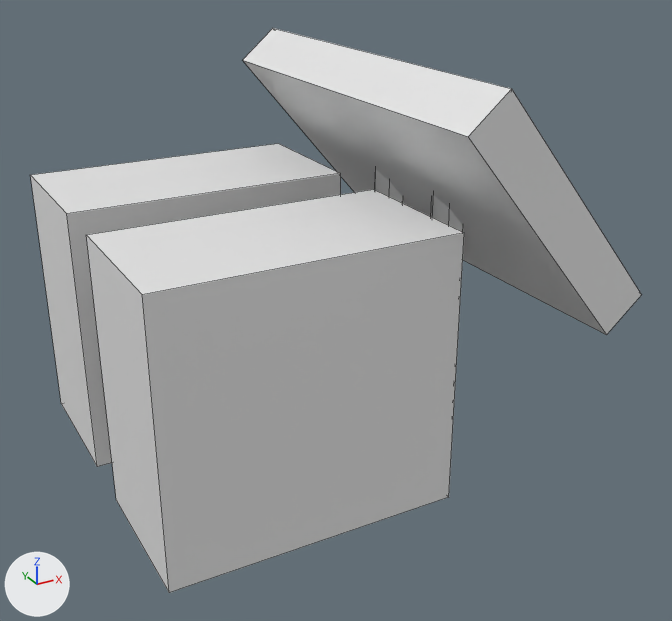
The OBJ model assets/models/computer.obj, before and after one commit.
Rendered twice from a camera (50 mm lens) standing at (-1.47, -2.57, 1.72) and looking at (-0.12, -0.12, 0.49). The lights are fixed; the arrows at lower left show +X, +Y and +Z. Mesh edges are drawn as thin lines. Where no turn or scale is listed for an object, it has been applied to the vertices. Vertices at the same position are counted once.

In view in the first picture: 'computer'.
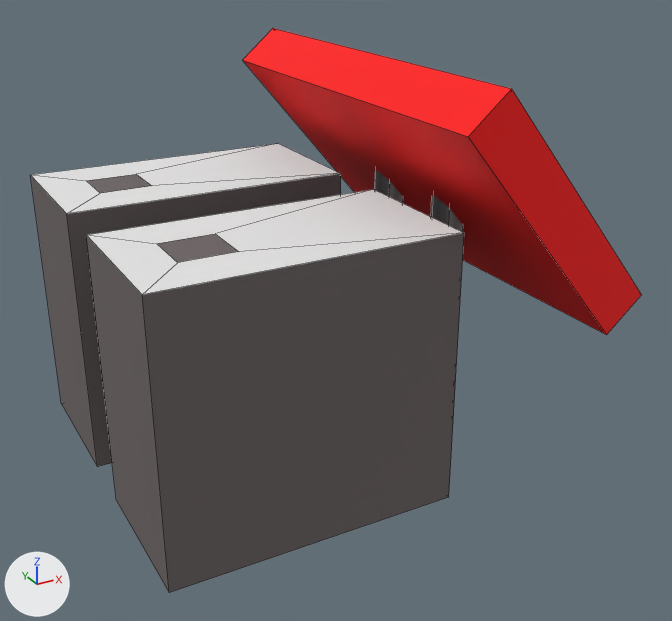
Where the change shows, as pixel boxes (x1, y1, x2, y2) in the pictures (672 x 621 px):
part 1 of me_computer, built on
    both: (31, 143, 464, 295)
part 2 of me_computer, recoloured (grey to black)
    both: (375, 169, 463, 232)
part 3 of me_computer, recoloured (grey to red)
    both: (243, 28, 641, 335)
part 4 of me_computer, recoloured
    both: (30, 174, 464, 593)

The change, as a diff of the scene's bpy script:
```diff
--- a/assets/models/computer.obj.py
+++ b/assets/models/computer.obj.py
@@ img_metal_seamless_03_jpg @@
+img_metal_seamless_03_jpg = load_image('metal-seamless-03.jpg', 'metal-seamless-03.jpg', 600, 600, 'sRGB')
@@ mat_team @@
+mat_team = principled_material('TEAM')
+mat_team.base_color = (1.0, 0.0, 0.0)  # red #ff0000
+mat_team.roughness = 0.775
@@ mat_rubber @@
+mat_rubber = principled_material('rubber')
+mat_rubber.base_color = (0.149, 0.125, 0.125)  # dark grey #6c6363
+mat_rubber.roughness = 0.775
@@ mat_default_mat @@
+mat_default_mat = principled_material('default_Mat')
+mat_default_mat.base_color = (0.8, 0.8, 0.8)  # white #e7e7e7
+mat_default_mat.roughness = 1.0
@@ mat_mat_4 @@
+mat_mat_4 = principled_material('Mat.4')
+mat_mat_4.texture = img_metal_seamless_03_jpg
+mat_mat_4.roughness = 0.775
@@ me_computer @@
 # used by ob_computer; location = (0.0, 0.0, 0.0)
-me_computer.from_pydata(...)  # 56 vertices, 58 faces; spans x -0.9..0.6, y -0.73..0.66, z -0.01..1.29
+me_computer.from_pydata(...)  # 64 vertices, 66 faces; spans x -0.9..0.6, y -0.73..0.66, z -0.01..1.29
+# me_computer part 1
+# 2 faces are deleted
+# 8 vertices are added at x -0.75..-0.59, y -0.44..0.42, z 0.88
+# 2 new faces join them, mat_rubber (dark grey #6c6363)
+# 8 new faces join them, mat_default_mat (white #e7e7e7)
+# me_computer part 2: 36 faces spanning x 0.19..0.31, y -0.25..0.21, z -0.01..0.93 switch from no material to mat_mat_4 (picture img_metal_seamless_03_jpg)
+# me_computer part 3: 9 faces spanning x -0.08..0.6, y -0.73..0.66, z 0.52..1.29 switch from no material to mat_team (red #ff0000)
+# me_computer part 4: 11 faces spanning x -0.9..0.54, y -0.63..0.58, z 0.01..1.21 switch from no material to mat_rubber (dark grey #6c6363)
+me_computer.materials.append(mat_default_mat)  # white #e7e7e7
```
